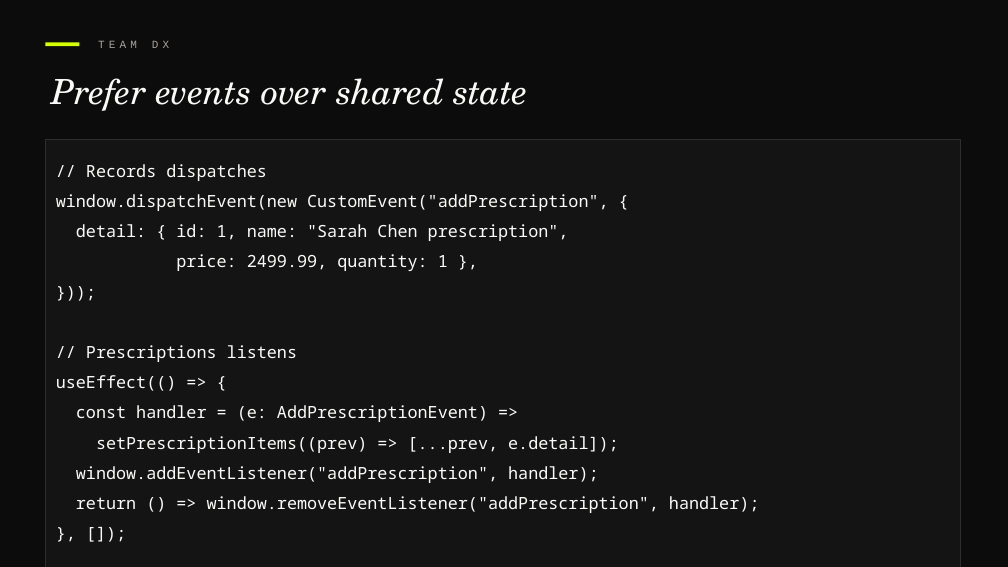
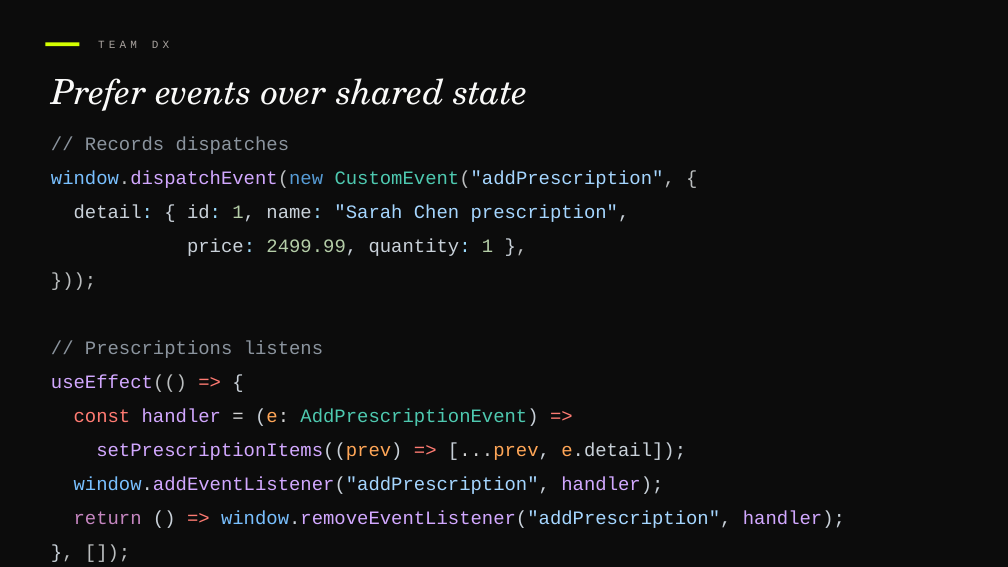
Before and after one commit to devlinduldulao/module-federation-demo, a slide deck: slide 27 of presentation/module-federation.pptx. Drawn at 1008x567 pixels with LibreOffice and Linux fonts; fonts in the diff are those of the drawing. Boxes give left, top, right and bottom in pixels: in the first picture for what was removed or moved away, otherwise in the second. Text is boxed around its words. In the diff, an @@ line names an element or a change of style, - is before the commit and + after.

```diff
--- a/presentation/module-federation.pptx
+++ b/presentation/module-federation.pptx
@@ text "// Records dispatches": place and size @@
-text "// Records dispatches" at (45, 140, 960, 567)
+text "// Records dispatches" at (51, 137, 845, 528)
@@ text "// Records dispatches" at (51, 137, 845, 528): size 16 to 18 pt, font Noto Sans Mono to Courier New; text colour #FAFAF9 to #8B949E in "// Records dispatches", "// Prescriptions listens"; text colour #FAFAF9 to #79C0FF in "window.dispatchEvent(new", "window.addEventListener("addPrescription",", "window.removeEventListener("addPrescription","; text colour #FAFAF9 to #BBBEBF in "window.dispatchEvent(new CustomEvent("addPrescription", {", "},", "}));", "useEffect(()" and 1 more places; text colour #FAFAF9 to #D2A8FF in "window.dispatchEvent(new", "useEffect(()", "handler", "setPrescriptionItems((prev)" and 2 more places; text colour #FAFAF9 to #569CD6 in "window.dispatchEvent(new"; text colour #FAFAF9 to #4EC9B0 in "CustomEvent("addPrescription",", "AddPrescriptionEvent)"; text colour #FAFAF9 to #A5D6FF in "CustomEvent("addPrescription",", ""Sarah Chen prescription",", "window.addEventListener("addPrescription",", "window.removeEventListener("addPrescription","; text colour #FAFAF9 to #C9D1D9 in "detail: { id: 1, name: prescription",", "price: 2499.99, quantity: },", "{", "(e: AddPrescriptionEvent)" and 4 more places; text colour #FAFAF9 to #9CDCFE in "detail: id: name:", "price: quantity:"; text colour #FAFAF9 to #B5CEA8 in "1,", "2499.99, 1"; text colour #FAFAF9 to #FF7B72 in "=>", "const =>", "=>", "=>"; text colour #FAFAF9 to #D4D4D4 in "= (e:", "[...prev,"; text colour #FAFAF9 to #FFA657 in "(e:", "setPrescriptionItems((prev) [...prev, e.detail]);"; text colour #FAFAF9 to #C586C0 in "return"; fill #141414 to none; outline #2E2E2E 0.75 pt to none @@
```
Also in this commit, not shown: 15 other slides changed, 1 slide removed.
